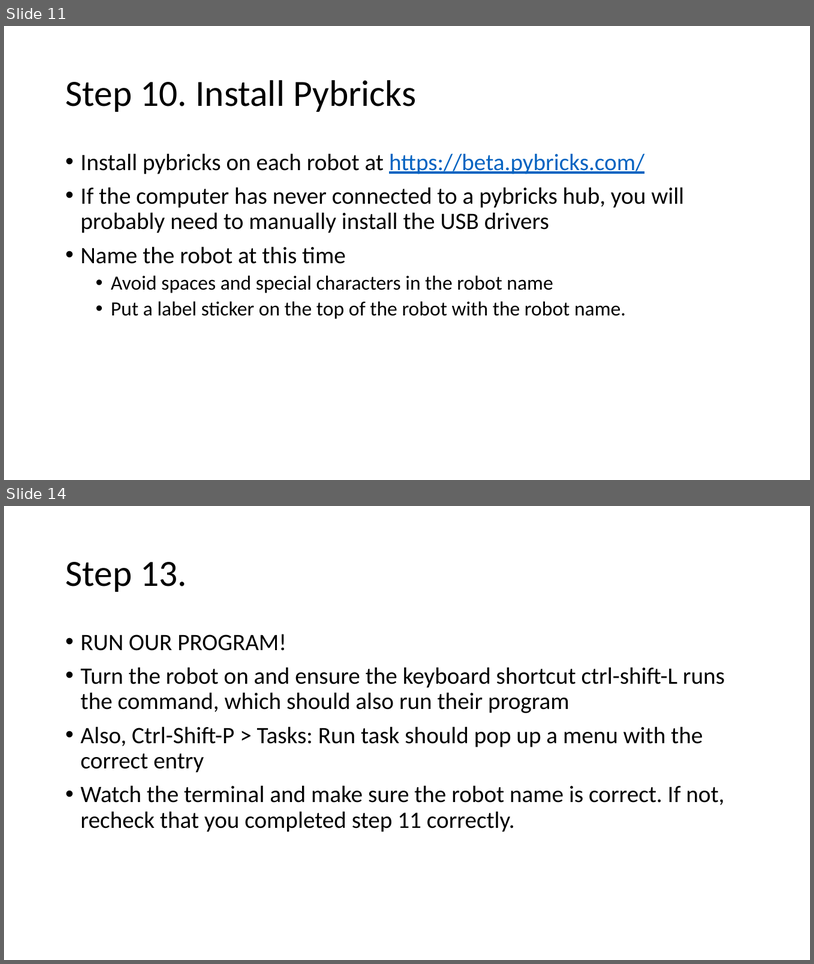
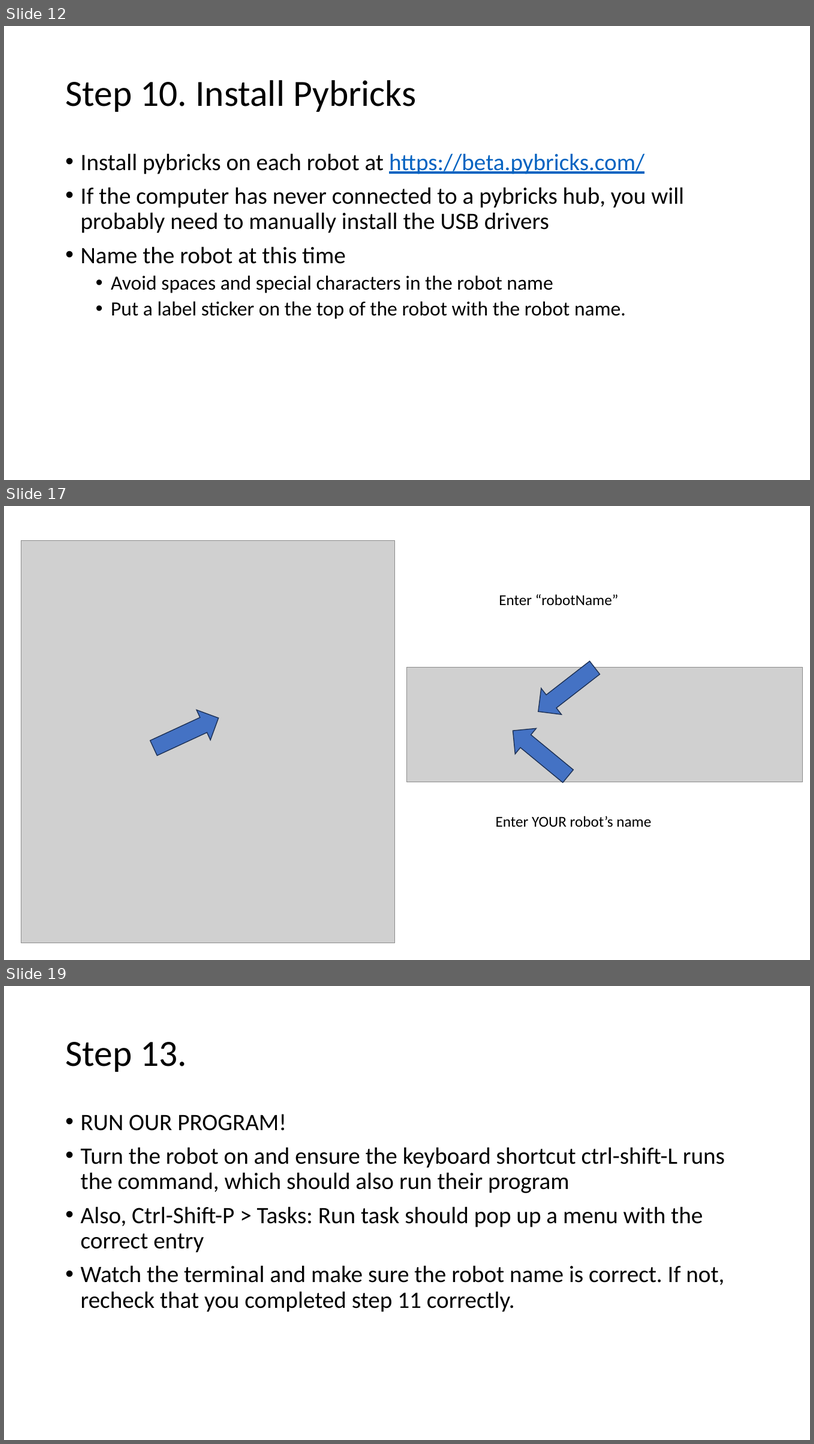
Before and after one commit to FLL-Team-24277/FLL-Fall-2023-Masterpiece, a slide deck: help/Laptop Setup.pptx. Shown one above the other, each under a label of ours: slides 11 and 14 before the commit, slides 12, 17 and 19 after it; the slides between them are not shown. The pictures are 814x964 and 814x1444 pixels, drawn with LibreOffice and Linux fonts; fonts in the diff are those of the drawing; grey boxes stand for pictures. Boxes give left, top, right and bottom in pixels: in the first picture for what was removed or moved away, otherwise in the second. Text is boxed around its words. In the diff, an @@ line names an element or a change of style, - is before the commit and + after.

```diff
--- a/help/Laptop Setup.pptx
+++ b/help/Laptop Setup.pptx
@@ slide 17 added at box(4, 506, 810, 960), background #FFFFFF @@
@@ picture added at box(21, 540, 395, 942) @@
@@ text added at box(499, 594, 619, 606), 18 pt, text #000000 @@
+Enter “robotName”
@@ picture added at box(408, 667, 804, 782) @@
@@ left arrow added at box(528, 655, 605, 724), fill #4472C4, outline #1E3256 1 pt @@
@@ left arrow added at box(147, 703, 225, 763), fill #4472C4, outline #1E3256 1 pt @@
@@ left arrow added at box(503, 718, 579, 789), fill #4472C4, outline #1E3256 1 pt @@
@@ text added at box(496, 816, 651, 827), 18 pt, text #000000 @@
+Enter YOUR robot’s name
@@ what was slide 11 is now slide 12 @@
@@ what was slide 14 is now slide 19 @@
```
Also in this commit, not shown: 11 slides changed, 4 other slides added.
